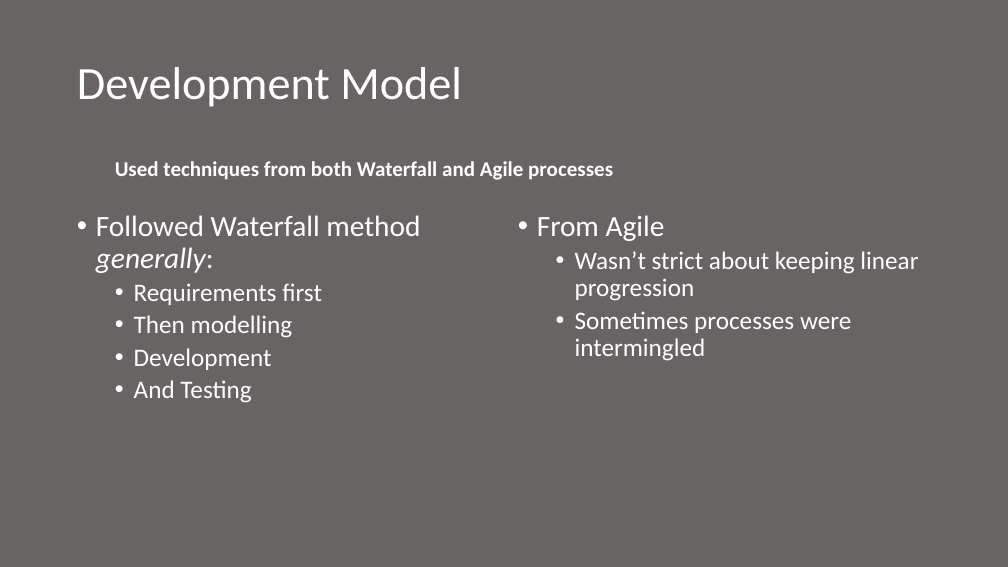
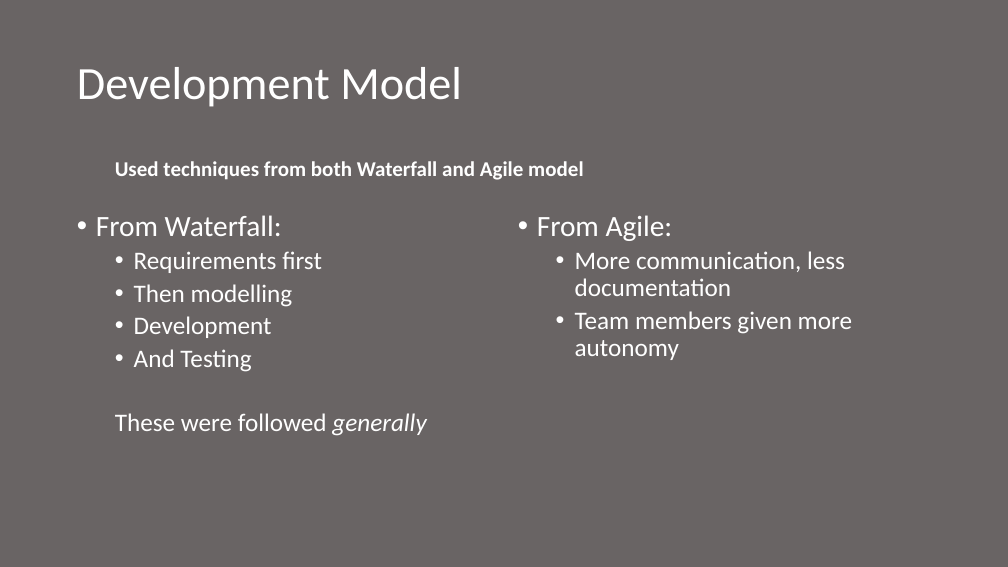
Before and after one commit to boltu11/DashForCash, a slide deck: slide 11 of Presentation.pptx (slide 13 before the commit). Drawn at 1008x567 pixels with LibreOffice and Linux fonts; fonts in the diff are those of the drawing. Boxes give left, top, right and bottom in pixels: in the first picture for what was removed or moved away, otherwise in the second. Text is boxed around its words. In the diff, an @@ line names an element or a change of style, - is before the commit and + after.

Commit message:
Finished Presentation. Used diagram for Hardeep's screen, but can change that tomorrow morning

```diff
--- a/Presentation.pptx
+++ b/Presentation.pptx
@@ text at bbox=[115, 161, 583, 180]: text changed @@
-  Used techniques from both Waterfall and Agile processes
+  Used techniques from both Waterfall and Agile model
@@ text at bbox=[96, 215, 282, 236]: text changed @@
-• Followed Waterfall method generally:
+• From Waterfall:
@@ text at bbox=[537, 215, 852, 360]: text changed @@
-• From Agile
-  • Wasn’t strict about keeping linear progression
-  • Sometimes processes were intermingled
+• From Agile:
+  • More communication, less documentation
+  • Team members given more autonomy
@@ text at bbox=[115, 413, 426, 436]: paragraph added @@
+  These were followed generally
```
Also in this commit, not shown: 5 other slides changed, 6 slides added, 3 slides removed.
